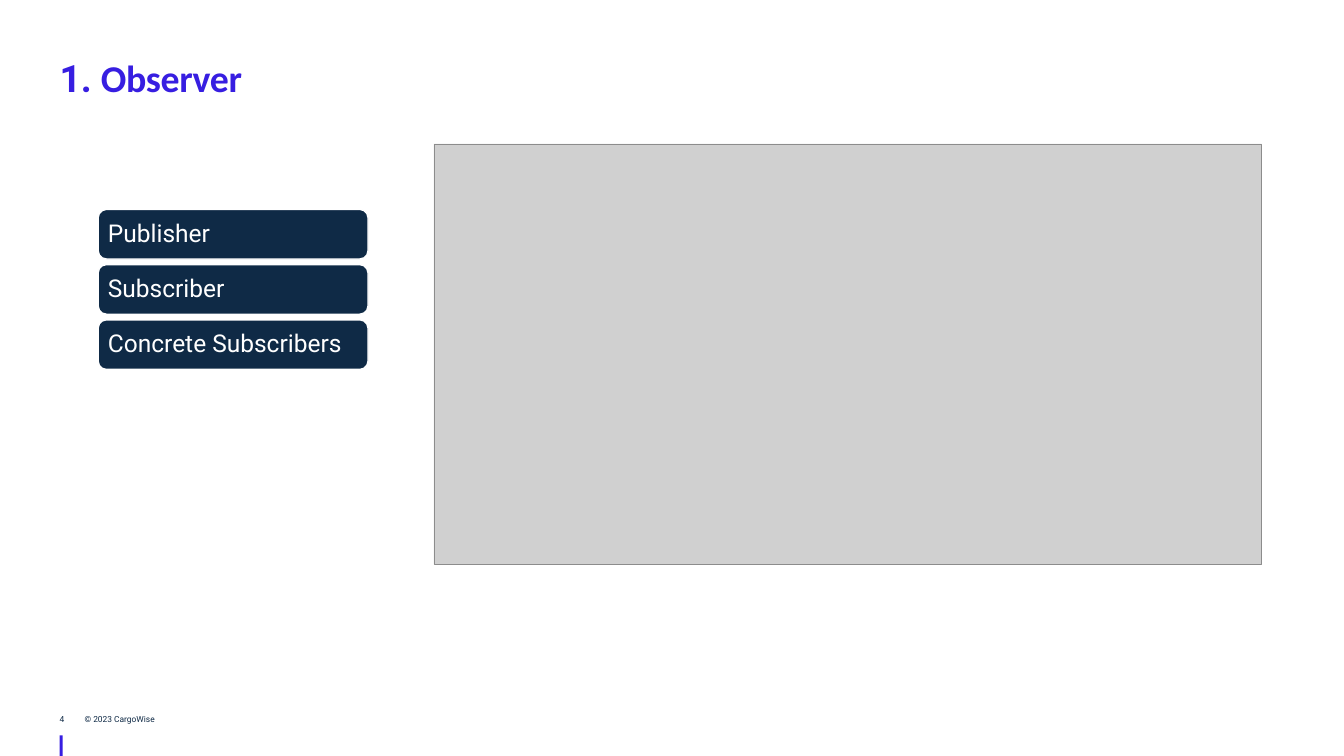
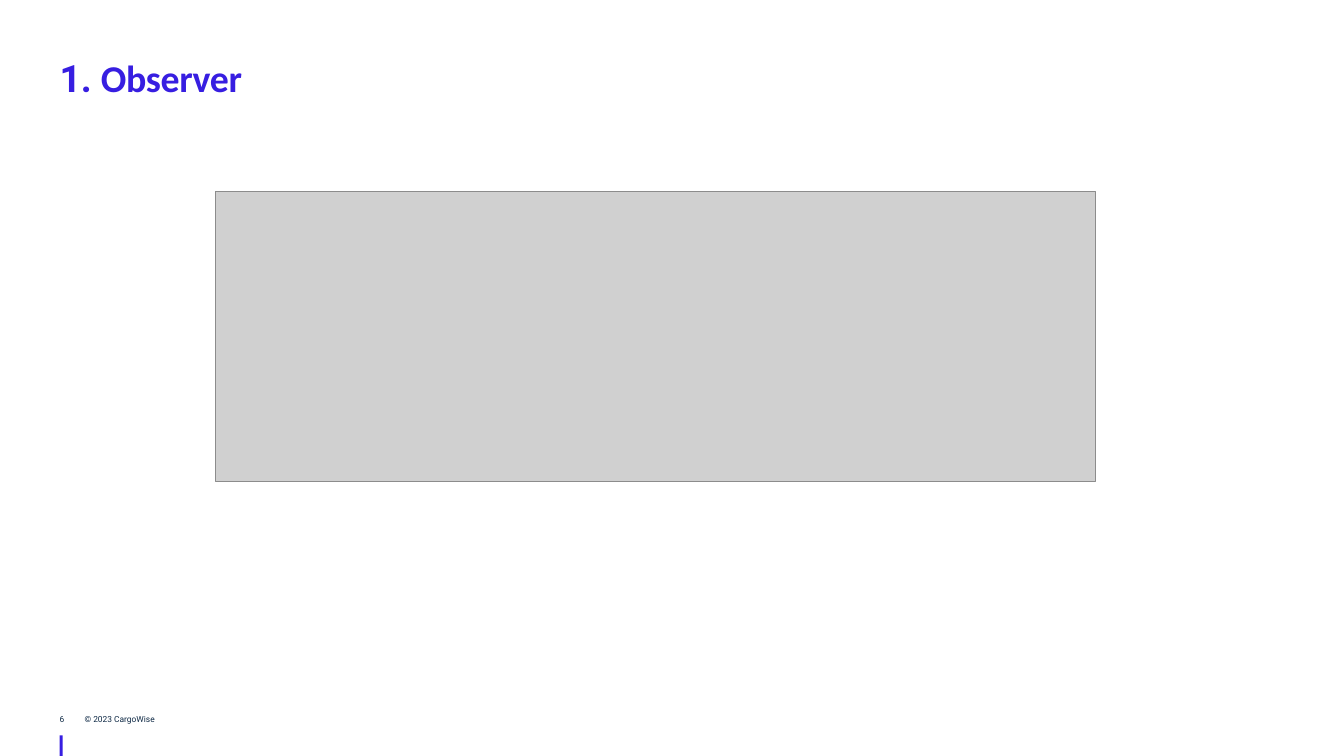
Before and after one commit to JingwenLi/DesignPatterns, a slide deck: slide 6 of DesignPatterns/Behavioral Design Patterns/Behavioral Design Patterns - WTG.pptx (slide 4 before the commit). Drawn at 1344x756 pixels with LibreOffice and Linux fonts; fonts in the diff are those of the drawing; grey boxes stand for pictures; background and template pictures are left out. Boxes give left, top, right and bottom in pixels: in the first picture for what was removed or moved away, otherwise in the second. Text is boxed around its words. In the diff, an @@ line names an element or a change of style, - is before the commit and + after.

```diff
--- a/DesignPatterns/Behavioral Design Patterns/Behavioral Design Patterns - WTG.pptx
+++ b/DesignPatterns/Behavioral Design Patterns/Behavioral Design Patterns - WTG.pptx
@@ picture removed at [434,144,1262,564] @@
@@ picture added at [216,191,1096,481] @@
@@ group removed at [98,209,368,370]: 3 rounded rectangles, 3 texts @@
-Publisher
-Subscriber
-Concrete Subscribers
@@ page number at [60,716,65,722]: text changed @@
-4
+6
```
Also in this commit, not shown: 2 other slides changed, 1 slide added.
